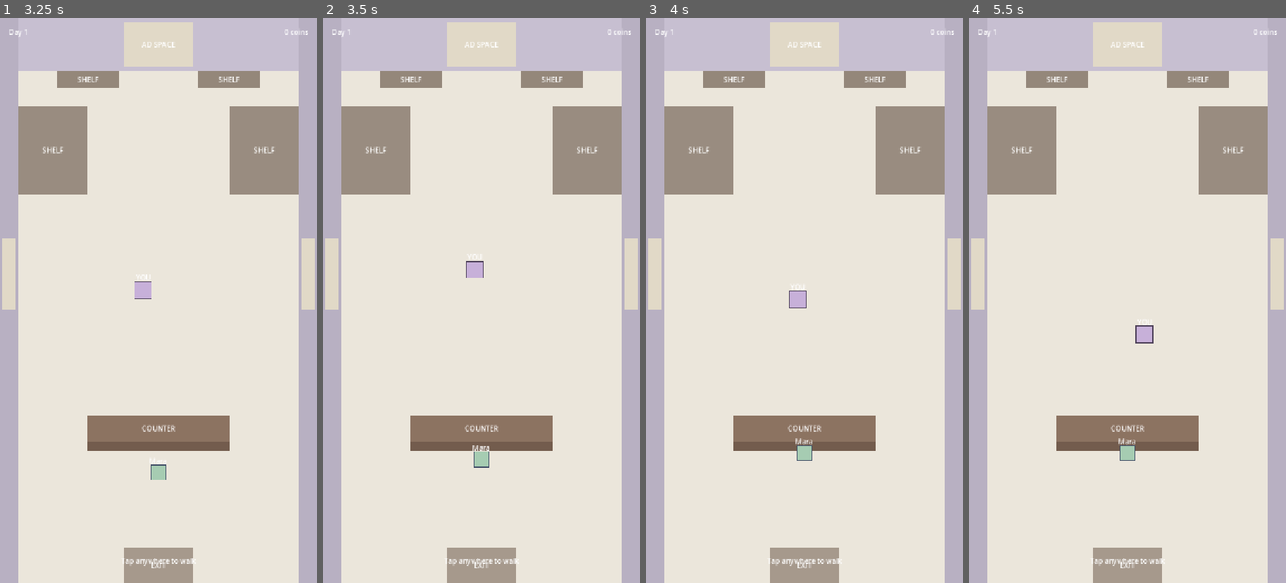
Above: before the commit, frames 1-4 (left to right).
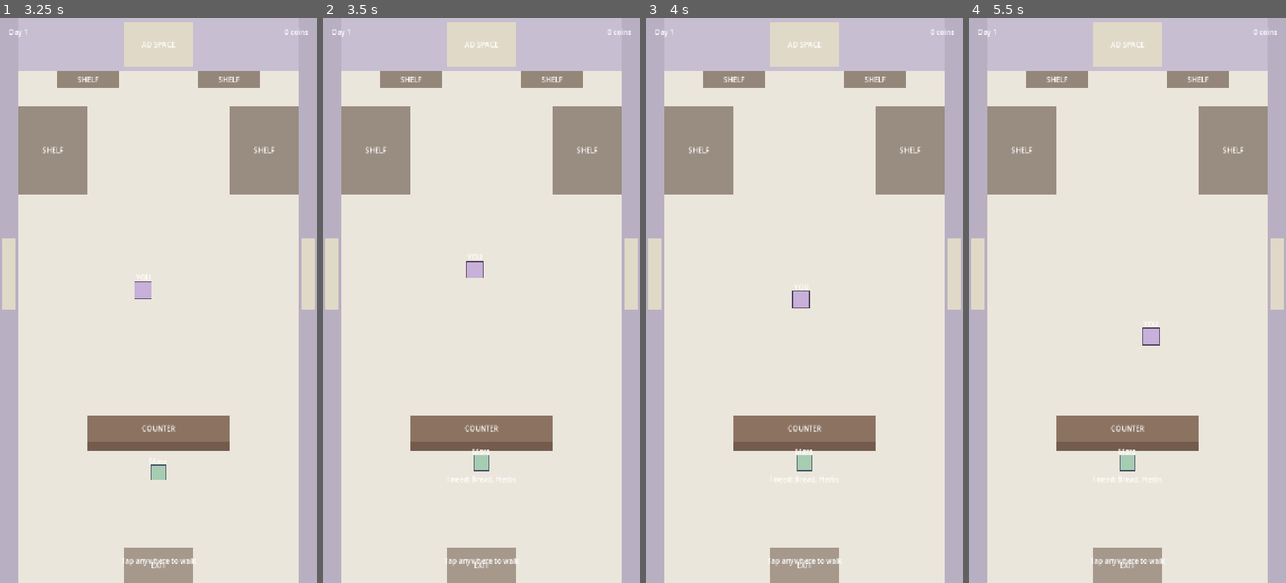
Above: after the commit, the same moments.

Repository: nkongecraig-max/theveil
Game: Godot game, scene res://scenes/main/main_menu.tscn
Two runs of this game, one before a commit and one after it. Both use one fixed random seed, a clock stepped at 60 frames per second and the inputs below.
Inputs (mouse positions are in pixels of both pictures, inside the frame that each line leads up to):
- Up to frame 1 (3.25 s): click "New Game" at 0.5 s; tap Enter at 1.25, 2, 2.75 s; move the mouse to (228, 272) at 1.27 s; click (228, 272) at 1.42 s; drag from (95, 328) to (142, 413) at 2.02 s; move the mouse to (190, 176) at 2.77 s; click (190, 176) at 2.92 s
- Up to frame 2 (3.5 s): no input
- Up to frame 3 (4 s): tap Enter at 3.5 s; drag from (788, 413) to (709, 215) at 3.52 s
- Up to frame 4 (5.5 s): tap Enter at 4.25, 5 s; move the mouse to (1222, 385) at 4.27 s; click (1222, 385) at 4.42 s; drag from (1032, 215) to (1079, 159) at 5.02 s

Frame 1 is identical in both runs. In frame 2, 0.1% of the frame differs, in the area x 40-59%, y 75-82%; in frame 3, 0.3%; in frame 4, 0.5%, in the area x 40-61%, y 53-82%.

Commit message:
fix: Counter and shelf interactions now work reliably
Centralized all tap input in shop.gd -- player no longer handles input
directly. Tap zones use Rect2 hit areas for shelves and counter.
Customer stops in front of counter (not behind it), collision disabled
so NPCs walk freely. Generous tap zones for mobile-friendly interaction.

Co-Authored-By: Claude Opus 4.6 <noreply@anthropic.com>

Diff:
--- a/scripts/npcs/customer.gd
+++ b/scripts/npcs/customer.gd
@@ -20,7 +20,7 @@
 var reward_coins: int = 10
 var state: String = "entering"  # entering, waiting, leaving, done
 var target_pos: Vector2 = Vector2.ZERO
-var counter_pos: Vector2 = Vector2(360, 830)
+var counter_pos: Vector2 = Vector2(360, 1000)
 var exit_pos: Vector2 = Vector2(360, 1350)
 var entry_pos: Vector2 = Vector2(360, 1350)
 
@@ -45,6 +45,7 @@
 			state = "waiting"
 			_show_request()
 			arrived_at_counter.emit(self)
+			print("[Customer] %s arrived at counter. State: waiting" % customer_name)
 	elif state == "leaving":
 		_move_toward(exit_pos)
 		if global_position.distance_to(exit_pos) < 10.0:
--- a/scripts/player/player.gd
+++ b/scripts/player/player.gd
@@ -1,7 +1,7 @@
 extends CharacterBody2D
 
 ## Player - Touch-controlled character for the shop.
-## Tap anywhere to walk there. Simple, one-hand mobile play.
+## Movement is controlled by the shop script calling move_to().
 
 const SPEED: float = 200.0
 
@@ -11,13 +11,13 @@
 func _ready() -> void:
 	target_position = global_position
 
-func _input(event: InputEvent) -> void:
-	if event is InputEventScreenTouch and event.pressed:
-		target_position = get_canvas_transform().affine_inverse() * Vector2(event.position)
-		is_moving = true
-	elif event is InputEventMouseButton and event.pressed and event.button_index == MOUSE_BUTTON_LEFT:
-		target_position = get_canvas_transform().affine_inverse() * Vector2(event.position)
-		is_moving = true
+func move_to(pos: Vector2) -> void:
+	target_position = pos
+	is_moving = true
+
+func stop_moving() -> void:
+	is_moving = false
+	velocity = Vector2.ZERO
 
 func _physics_process(_delta: float) -> void:
 	if not is_moving:
--- a/scripts/shop/customer_manager.gd
+++ b/scripts/shop/customer_manager.gd
@@ -72,6 +72,9 @@
 	var shape = RectangleShape2D.new()
 	shape.size = Vector2(32, 32)
 	customer.get_node("CollisionShape2D").shape = shape
+	# Customers don't collide with walls -- they walk freely to the counter
+	customer.collision_layer = 0
+	customer.collision_mask = 0
 
 	customer.arrived_at_counter.connect(_on_customer_arrived)
 	customer.order_completed.connect(_on_order_completed)
--- a/scripts/shop/shop.gd
+++ b/scripts/shop/shop.gd
@@ -1,8 +1,7 @@
 extends Node2D
 
 ## Shop - The player's shop. The core space of The Veil.
-## Top-down 2D view. Player walks around, interacts with shelves,
-## serves customers, solves puzzles, and encounters diegetic ad surfaces.
+## ALL tap input is handled here. Taps either open interactions or move the player.
 
 @onready var player: CharacterBody2D = $Player
 @onready var camera: Camera2D = $Player/Camera2D
@@ -12,7 +11,7 @@
 @onready var sorting_puzzle: Control = $UI/SortingPuzzle
 @onready var customer_manager: Node = $CustomerManager
 
-# Shelf data: which items are on which shelf
+# Shelf data
 var shelf_items: Dictionary = {
 	"shelf_left": ["bread", "herbs", "tea"],
 	"shelf_right": ["candle", "soap", "pottery"],
@@ -20,21 +19,19 @@
 	"shelf_back_right": ["herbs", "soap"],
 }
 
-# Track which shelf the player is near
-var nearby_shelf: String = ""
-const SHELF_INTERACT_DISTANCE: float = 120.0
-
-# Shelf positions for distance check
-var shelf_positions: Dictionary = {
-	"shelf_left": Vector2(120, 300),
-	"shelf_right": Vector2(600, 300),
-	"shelf_back_left": Vector2(200, 140),
-	"shelf_back_right": Vector2(520, 140),
+# Shelf positions and sizes for tap detection
+var shelf_zones: Dictionary = {
+	"shelf_left": Rect2(40, 200, 160, 200),
+	"shelf_right": Rect2(520, 200, 160, 200),
+	"shelf_back_left": Rect2(130, 120, 140, 40),
+	"shelf_back_right": Rect2(450, 120, 140, 40),
 }
 
-# Counter tap zone
-const COUNTER_POS: Vector2 = Vector2(360, 930)
-const COUNTER_TAP_DISTANCE: float = 100.0
+# Counter zone for tap detection -- big generous area around the counter
+var counter_zone: Rect2 = Rect2(140, 850, 440, 180)
+
+# How close player needs to be to interact
+const INTERACT_DISTANCE: float = 300.0
 
 func _ready() -> void:
 	_setup_collisions()
@@ -50,25 +47,13 @@
 	customer_manager.day_complete.connect(_on_day_complete)
 	Analytics.track_event("scene_entered", {"scene": "shop"})
 	print("[Shop] Welcome to your shop. Day %d." % GameManager.current_day)
-
-	# Start the day — customers begin arriving
 	customer_manager.start_day()
 
-func _process(_delta: float) -> void:
-	_update_nearby_shelf()
-
-func _update_nearby_shelf() -> void:
-	nearby_shelf = ""
-	var closest_dist = SHELF_INTERACT_DISTANCE
-	for shelf_id in shelf_positions:
-		var dist = player.global_position.distance_to(shelf_positions[shelf_id])
-		if dist < closest_dist:
-			closest_dist = dist
-			nearby_shelf = shelf_id
-
 func _input(event: InputEvent) -> void:
+	# Don't process taps if a panel is open
 	if inventory_panel.is_open or sorting_puzzle.visible:
 		return
+
 	var tap_pos: Vector2 = Vector2.ZERO
 	if event is InputEventMouseButton and event.pressed and event.button_index == MOUSE_BUTTON_LEFT:
 		tap_pos = get_canvas_transform().affine_inverse() * Vector2(event.position)
@@ -77,32 +62,39 @@
 	else:
 		return
 
-	# Check counter tap first (to serve customer)
-	if _check_counter_tap(tap_pos):
+	# Priority 1: Did they tap the counter? (and is player close enough?)
+	if counter_zone.has_point(tap_pos):
+		var dist = player.global_position.distance_to(counter_zone.get_center())
+		if dist < INTERACT_DISTANCE:
+			if _try_serve_customer():
+				return
+		# Not close enough — walk toward counter instead
+		player.move_to(Vector2(360, 980))
 		return
-	# Then check shelf tap
-	_check_shelf_tap(tap_pos)
 
-func _check_counter_tap(tap_pos: Vector2) -> bool:
-	var dist_to_counter = tap_pos.distance_to(COUNTER_POS)
-	var player_to_counter = player.global_position.distance_to(COUNTER_POS)
-	if dist_to_counter < COUNTER_TAP_DISTANCE and player_to_counter < 150.0:
-		var customer = customer_manager.get_current_customer()
-		if customer != null and customer.state == "waiting":
-			# Start the sorting puzzle with the customer's order
-			var items: Array[String] = []
-			items.assign(customer.requested_items)
-			sorting_puzzle.start_puzzle("order_%d" % GameManager.current_day, items)
-			return true
+	# Priority 2: Did they tap a shelf? (and is player close enough?)
+	for shelf_id in shelf_zones:
+		var zone: Rect2 = shelf_zones[shelf_id]
+		if zone.has_point(tap_pos):
+			var dist = player.global_position.distance_to(zone.get_center())
+			if dist < INTERACT_DISTANCE:
+				inventory_panel.open_panel(shelf_id, shelf_items[shelf_id])
+				return
+			# Not close enough — walk toward shelf
+			player.move_to(zone.get_center() + Vector2(0, 120))
+			return
+
+	# Priority 3: Nothing special tapped — just walk there
+	player.move_to(tap_pos)
+
+func _try_serve_customer() -> bool:
+	var customer = customer_manager.get_current_customer()
+	if customer != null and customer.state == "waiting":
+		var items: Array[String] = []
+		items.assign(customer.requested_items)
+		sorting_puzzle.start_puzzle("order_%d" % GameManager.current_day, items)
+		return true
 	return false
-
-func _check_shelf_tap(tap_pos: Vector2) -> void:
-	if nearby_shelf == "":
-		return
-	var shelf_pos = shelf_positions[nearby_shelf]
-	var dist_to_shelf = tap_pos.distance_to(shelf_pos)
-	if dist_to_shelf < SHELF_INTERACT_DISTANCE:
-		inventory_panel.open_panel(nearby_shelf, shelf_items[nearby_shelf])
 
 func _on_item_selected(item_id: String) -> void:
 	print("[Shop] Browsing item: %s" % item_id)
@@ -123,7 +115,6 @@
 func _on_day_complete() -> void:
 	print("[Shop] All customers served! Day %d complete." % GameManager.current_day)
 	GameManager.advance_day()
-	# Restart with new customers after a pause
 	var timer = get_tree().create_timer(3.0)
 	timer.timeout.connect(func(): customer_manager.start_day())
 
